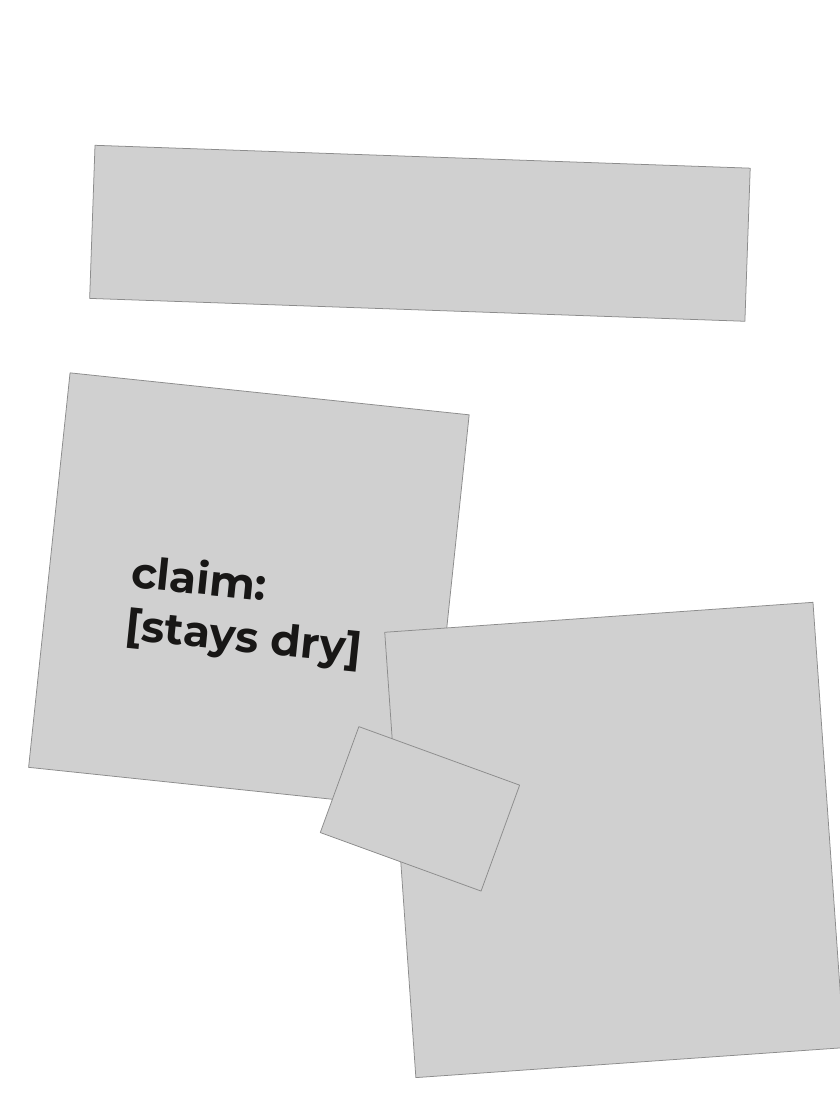
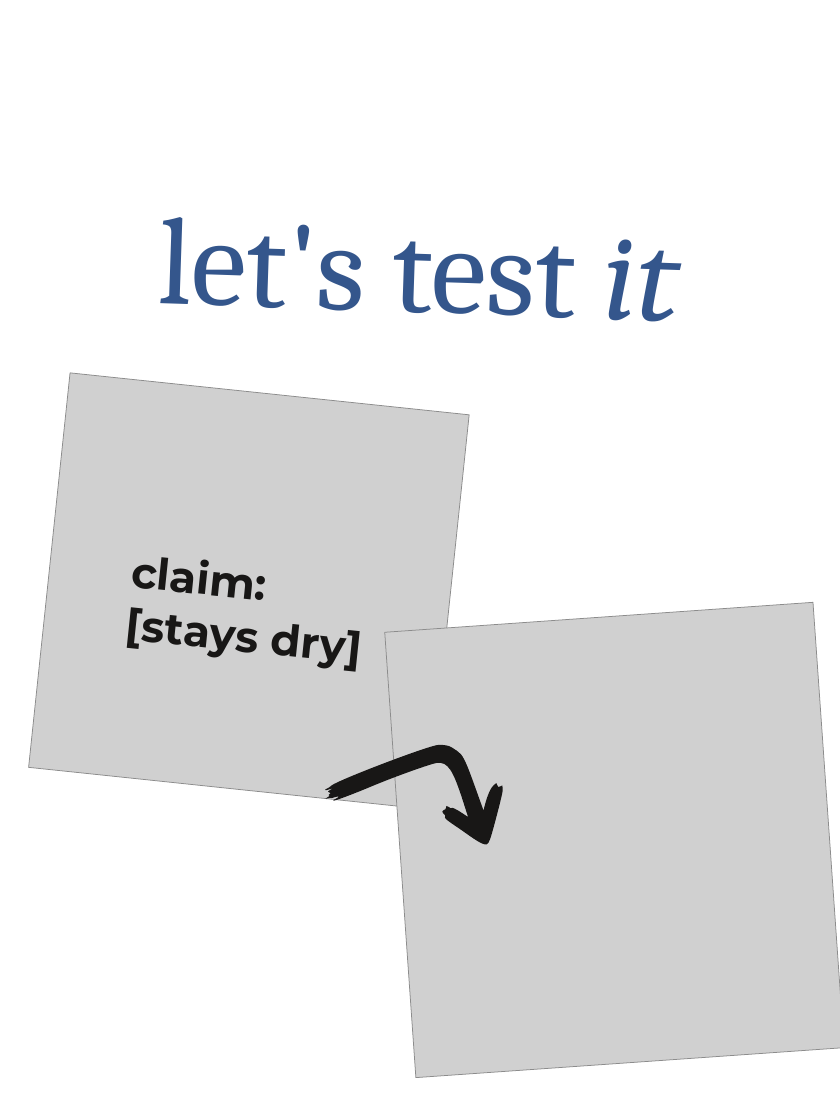
Before and after one commit to ScrollySocial/scrolly-engine, a slide deck: slide 3 of automation/reel-template-pack/22-put-it-to-the-test/carousel/Template 22 - Put it to the test - Carousel.pptx. Drawn at 840x1120 pixels with LibreOffice and Linux fonts; fonts in the diff are those of the drawing; grey boxes stand for pictures; background and template pictures are left out. Boxes give left, top, right and bottom in pixels: in the first picture for what was removed or moved away, otherwise in the second. Text is boxed around its words. In the diff, an @@ line names an element or a change of style, - is before the commit and + after.

```diff
--- a/automation/reel-template-pack/22-put-it-to-the-test/carousel/Template 22 - Put it to the test - Carousel.pptx
+++ b/automation/reel-template-pack/22-put-it-to-the-test/carousel/Template 22 - Put it to the test - Carousel.pptx
@@ picture removed at (89,145,750,321) @@
@@ text added at (157,217,677,322), 120 pt, text #34568C @@
+let's test it
@@ picture removed at (320,727,520,891) @@
@@ freeform shape added at (320,727,520,891), fill #181716 @@
```
Also in this commit, not shown: 4 other slides changed, 34 other files.
